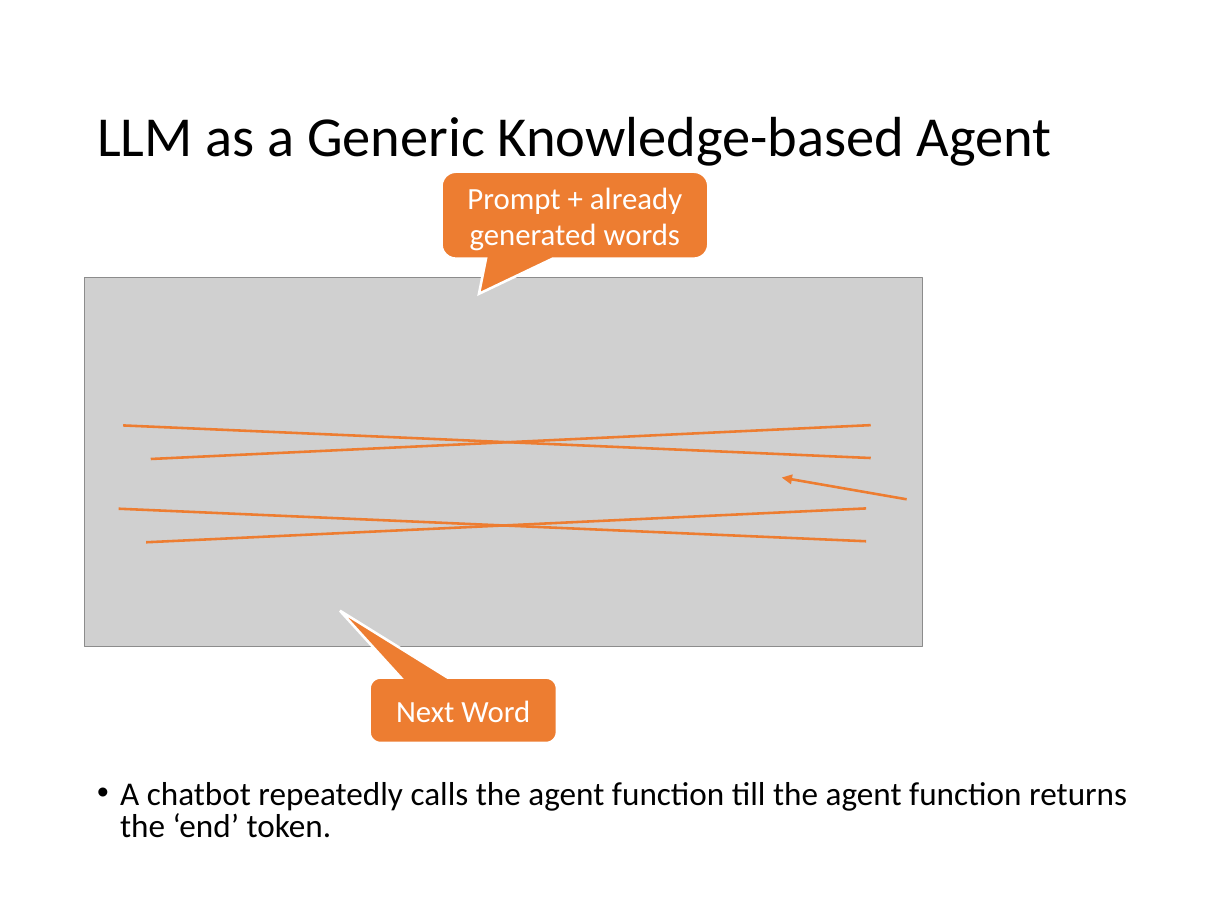
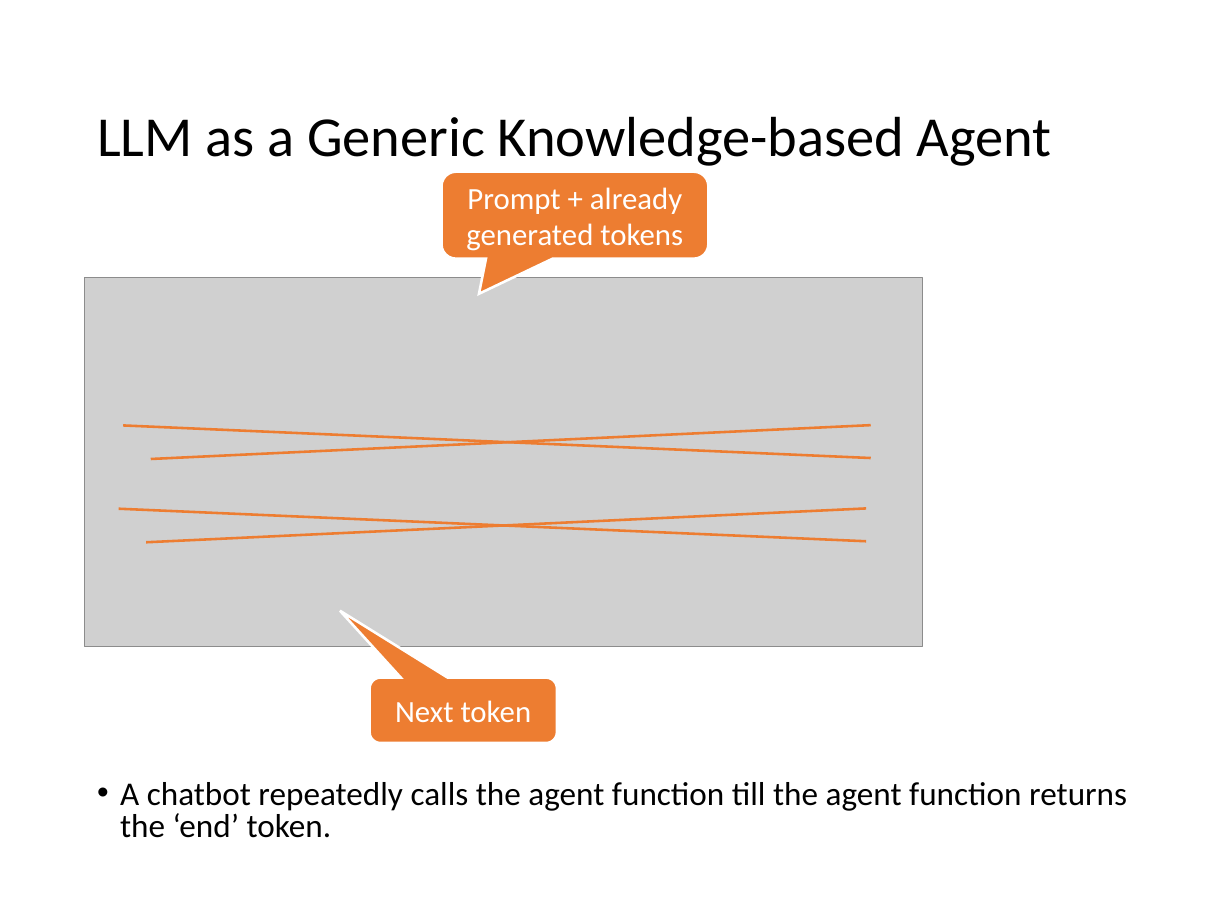
Before and after one commit to mhahsler/CS7320-AI, a slide deck: slide 13 of slides/07_knowledge-based.pptx. Drawn at 1232x924 pixels with LibreOffice and Linux fonts; fonts in the diff are those of the drawing; grey boxes stand for pictures. Boxes give left, top, right and bottom in pixels: in the first picture for what was removed or moved away, otherwise in the second. Text is boxed around its words. In the diff, an @@ line names an element or a change of style, - is before the commit and + after.

```diff
--- a/slides/07_knowledge-based.pptx
+++ b/slides/07_knowledge-based.pptx
@@ text in rounded speech box at (466, 187, 683, 251): text changed @@
-Prompt + already generated words
+Prompt + already generated tokens
@@ arrow removed from (907, 499) to (782, 478) @@
@@ text in rounded speech box at (395, 700, 532, 723): text changed @@
-Next Word
+Next token
```
Also in this commit, not shown: 3 other slides changed, 1 other file.
